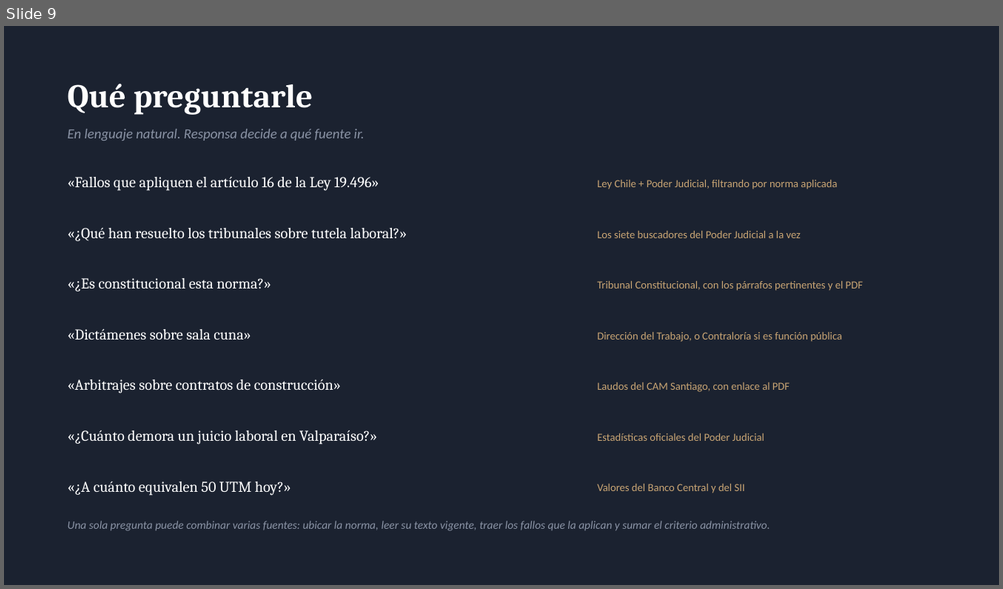
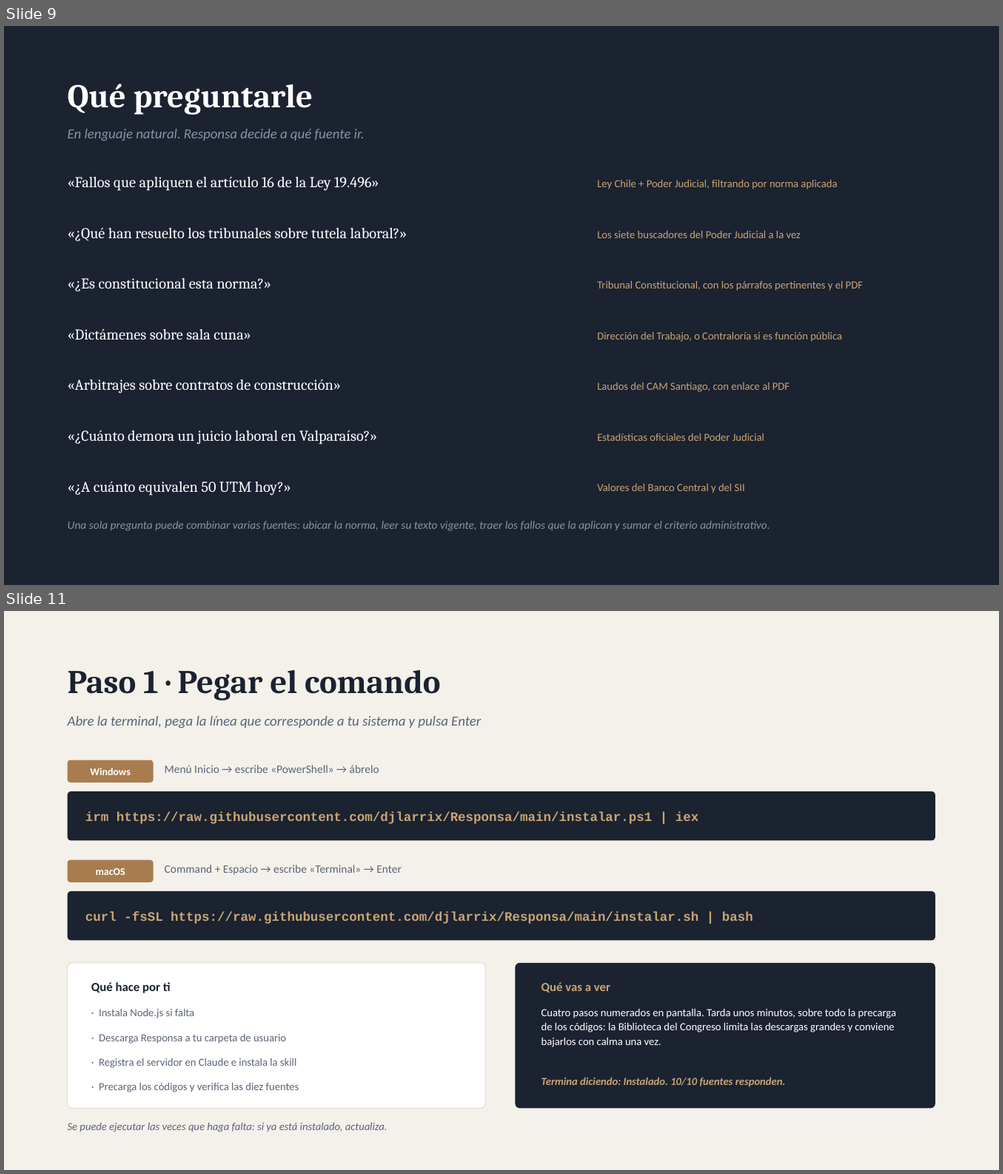
Before and after one commit to djlarrix/Responsa, a slide deck: docs/Responsa.pptx. Shown one above the other, each under a label of ours: slide 9 before the commit, slides 9 and 11 after it; the slides between them are not shown. The pictures are 1003x589 and 1003x1174 pixels, drawn with LibreOffice and Linux fonts; fonts in the diff are those of the drawing. Boxes give left, top, right and bottom in pixels: in the first picture for what was removed or moved away, otherwise in the second. Text is boxed around its words. In the diff, an @@ line names an element or a change of style, - is before the commit and + after.

Commit message:
Instalacion de un comando
Anade instalar.ps1 e instalar.sh: una sola linea que instala Node.js si
falta, descarga el repositorio, ejecuta el instalador y verifica las
fuentes. Se puede repetir; si ya esta instalado, actualiza.

La instalacion pasa de cinco pasos a dos: pegar el comando y reiniciar
Claude. PDF, README y manual actualizados en consecuencia.

```diff
--- a/docs/Responsa.pptx
+++ b/docs/Responsa.pptx
@@ slide 11 added at (x1=4, y1=611, x2=999, y2=1170), background #F4F1EA @@
@@ text added at (x1=68, y1=670, x2=440, y2=701), 32 pt, text #1B2230, bold @@
+Paso 1 · Pegar el comando
@@ text added at (x1=68, y1=716, x2=481, y2=728), 13.5 pt, text #5A6478, italic @@
+Abre la terminal, pega la línea que corresponde a tu sistema y pulsa Enter
@@ rounded rectangle added at (x1=68, y1=760, x2=153, y2=783), fill #A87C4F @@
@@ text added at (x1=165, y1=765, x2=379, y2=773), 11 pt, text #5A6478 @@
+Menú Inicio → escribe «PowerShell» → ábrelo
@@ text added at (x1=90, y1=768, x2=130, y2=775), 10 pt, text #FFFFFF, bold @@
+Windows
@@ rounded rectangle added at (x1=68, y1=792, x2=935, y2=841), fill #1B2230 @@
@@ text added at (x1=85, y1=812, x2=698, y2=824), 12.5 pt, text #C9A574, bold @@
+irm https://raw.githubusercontent.com/djlarrix/Responsa/main/instalar.ps1 | iex
@@ rounded rectangle added at (x1=68, y1=860, x2=153, y2=883), fill #A87C4F @@
@@ text added at (x1=96, y1=869, x2=125, y2=875), 10 pt, text #FFFFFF, bold @@
+macOS
@@ text added at (x1=165, y1=865, x2=401, y2=875), 11 pt, text #5A6478 @@
+Command + Espacio → escribe «Terminal» → Enter
@@ rounded rectangle added at (x1=68, y1=891, x2=935, y2=941), fill #1B2230 @@
@@ text added at (x1=85, y1=912, x2=753, y2=924), 12.5 pt, text #C9A574, bold @@
+curl -fsSL https://raw.githubusercontent.com/djlarrix/Responsa/main/instalar.sh | bash
@@ rounded rectangle added at (x1=68, y1=963, x2=485, y2=1109), fill #FFFFFF, outline #E3DED3 0.75 pt @@
@@ rounded rectangle added at (x1=515, y1=963, x2=935, y2=1109), fill #1B2230 @@
@@ text added at (x1=91, y1=982, x2=170, y2=994), 12 pt, text #1B2230, bold @@
+Qué hace por ti
@@ text added at (x1=541, y1=982, x2=610, y2=993), 12 pt, text #C9A574, bold @@
+Qué vas a ver
@@ text added at (x1=99, y1=1009, x2=194, y2=1019), 10.5 pt, text #5A6478 @@
+· Instala Node.js si falta
@@ text added at (x1=541, y1=1008, x2=896, y2=1048), 10.5 pt, text #FFFFFF @@
+Cuatro pasos numerados en pantalla. Tarda unos minutos, sobre todo la precarga de los códigos: la Biblioteca del Congreso limita las descargas grandes y conviene bajarlos con calma una vez.
@@ text added at (x1=99, y1=1034, x2=286, y2=1044), 10.5 pt, text #5A6478 @@
+· Descarga Responsa a tu carpeta de usuario
@@ text added at (x1=99, y1=1059, x2=296, y2=1068), 10.5 pt, text #5A6478 @@
+· Registra el servidor en Claude e instala la skill
@@ text added at (x1=99, y1=1083, x2=299, y2=1093), 10.5 pt, text #5A6478 @@
+· Precarga los códigos y verifica las diez fuentes
@@ text added at (x1=541, y1=1077, x2=785, y2=1088), 10.5 pt, text #C9A574, bold, italic @@
+Termina diciendo: Instalado. 10/10 fuentes responden.
@@ text added at (x1=68, y1=1123, x2=387, y2=1133), 10.5 pt, text #5A6478, italic @@
+Se puede ejecutar las veces que haga falta: si ya está instalado, actualiza.
```
Also in this commit, not shown: 4 slides changed, 3 slides removed, 6 other files.
